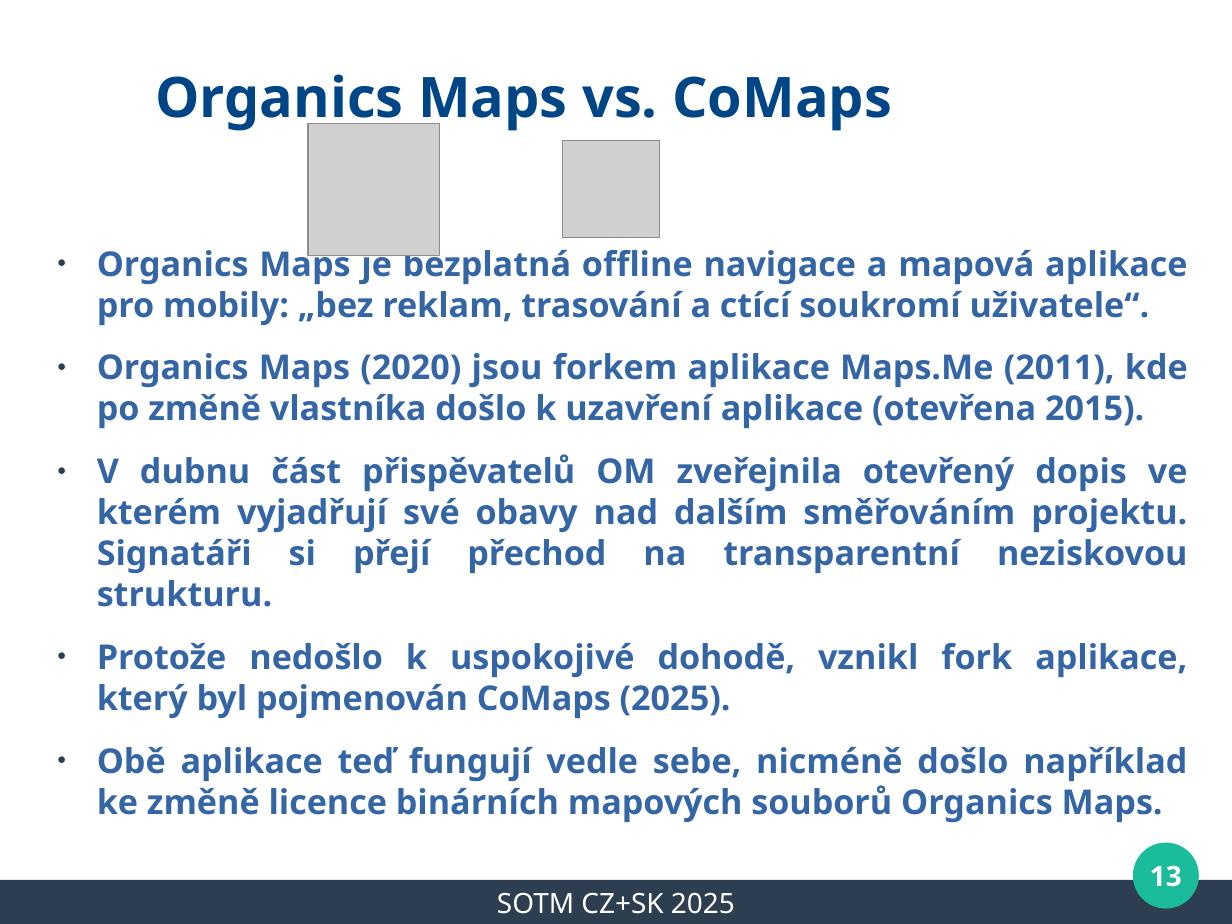
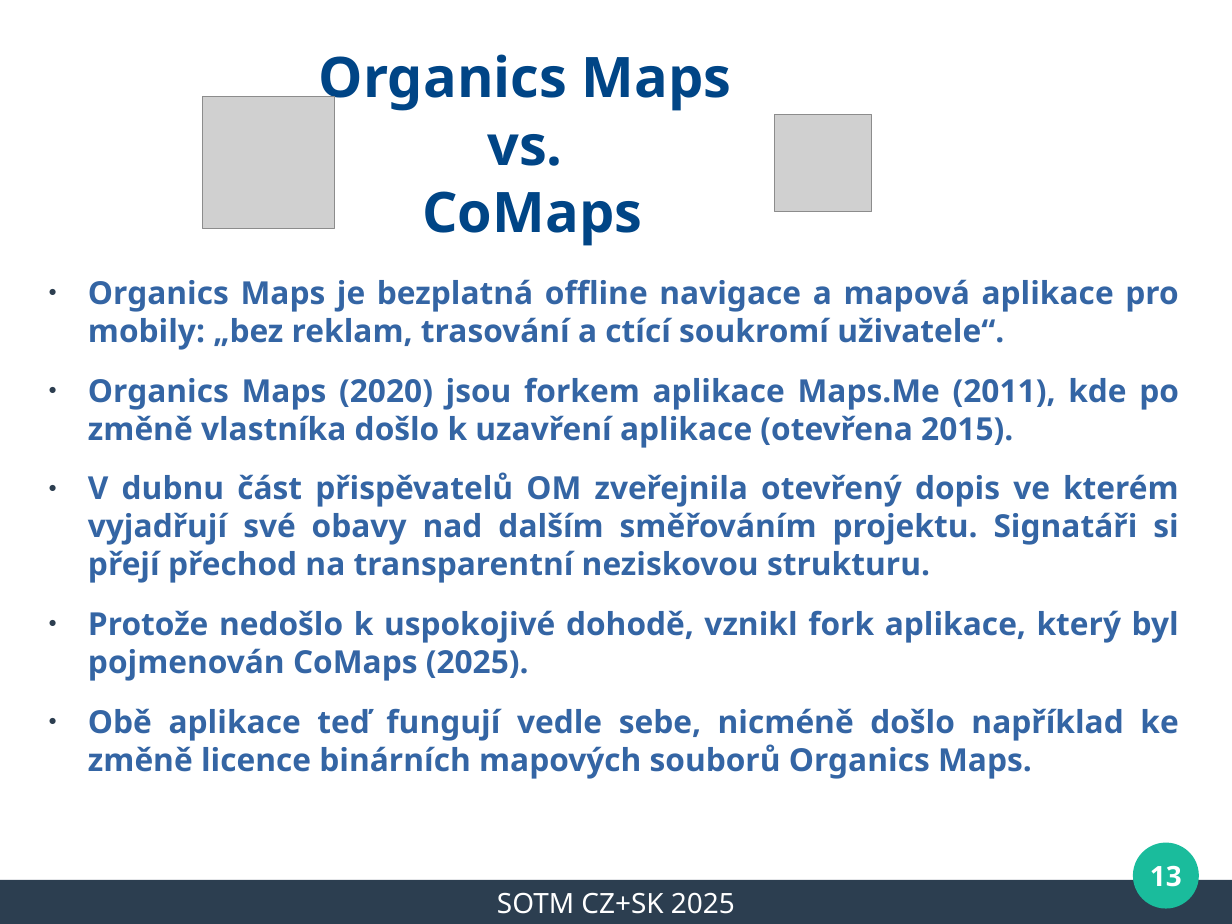
Before and after one commit to mkyral/osm, a slide deck: slide 13 of prezentace/SOTM_CZSK_2025/mkyral_WeeklyOSM_2025.odp. Drawn at 1232x924 pixels with LibreOffice and Linux fonts; fonts in the diff are those of the drawing; grey boxes stand for pictures; background and template pictures are left out. Boxes give left, top, right and bottom in pixels: in the first picture for what was removed or moved away, otherwise in the second. Text is boxed around its words. In the diff, an @@ line names an element or a change of style, - is before the commit and + after.

```diff
--- a/prezentace/SOTM_CZSK_2025/mkyral_WeeklyOSM_2025.odp
+++ b/prezentace/SOTM_CZSK_2025/mkyral_WeeklyOSM_2025.odp
@@ title "Organics Maps vs. CoMaps" rewrapped from (155,74,892,132) to (319,54,732,246) @@
@@ picture: place and size @@
-picture at (309,123,440,255)
+picture at (202,97,334,229)
@@ picture: place and size @@
-picture at (562,140,660,237)
+picture at (775,114,872,211)
@@ text "Organics Maps je bezplatná offline ...": place and size @@
-text "Organics Maps je bezplatná offline ..." at (97,244,1188,822)
+text "Organics Maps je bezplatná offline ..." at (88,279,1179,779)
@@ text "Organics Maps je bezplatná offline ..." at (88,279,1179,779): size 22 to 20.4 pt @@
```
Also in this commit, not shown: 5 other slides changed, 1 other file.
